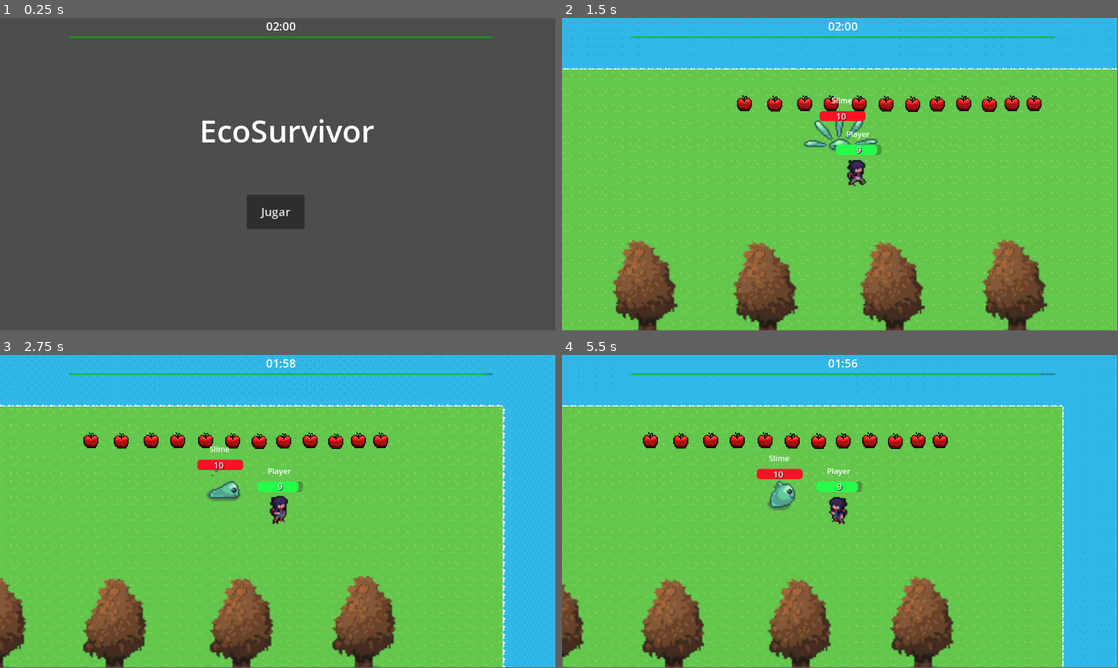
Above: before the commit, frames 1-4 (two rows, left to right).
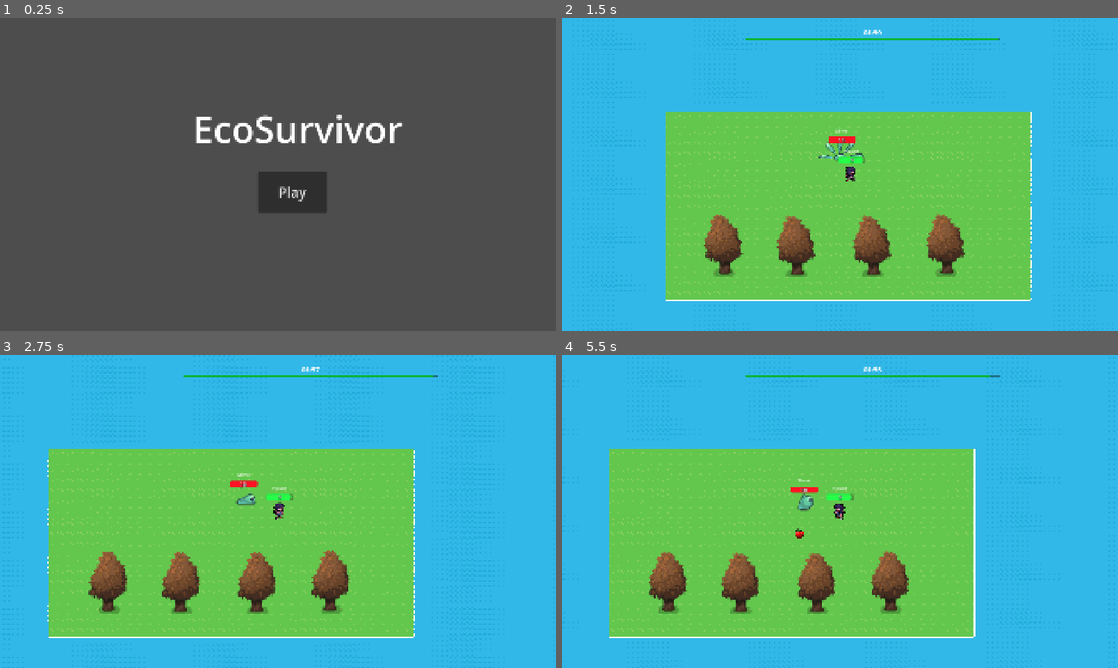
Above: after the commit, the same moments.

Repository: KevinDeJesus07/Eco-Survivor
Game: Godot game, scene res://scenes/main/MainMenu.tscn
Two runs of this game, one before a commit and one after it. Both use one fixed random seed, a clock stepped at 60 frames per second and the inputs below.
Inputs (mouse positions are in pixels of both pictures, inside the frame that each line leads up to):
- Up to frame 1 (0.25 s): no input
- Up to frame 2 (1.5 s): click "Jugar" (after the commit: "Play") at 0.5 s; move the mouse to (962, 158) at 1.27 s; hold D (move_right) from 1.28 s (still down); click (962, 158) at 1.42 s
- Up to frame 3 (2.75 s): release D (move_right) at 2 s; drag from (166, 527) to (116, 442) at 2.02 s
- Up to frame 4 (5.5 s): move the mouse to (895, 442) at 2.77 s; hold D (move_right) 2.78-3.5 s; drag from (812, 574) to (606, 442) at 3.52 s; move the mouse to (1006, 558) at 4.27 s; hold A (move_left) 4.28-5 s; drag from (673, 464) to (867, 442) at 5.02 s
In our replay, the window is 799x449 before the commit and 800x450 after it. These sizes can differ from the game's own. Grey fills any space a smaller window leaves; there, only what the larger window draws over its background counts as a difference.

The runs differ from the first frame. In frame 1, 3.9% of the frame differs, in the area x 12-89%, y 1-68%; in frame 2, 56%, in the area x 0-100%, y 1-100%; in frame 3, 48%; in frame 4, 48%.

Commit message:
Fullscreen. Arreglos en la barra de tiempo y manzanas que curan.

Diff:
--- a/TimerLogic.gd
+++ b/TimerLogic.gd
@@ -1,157 +1,41 @@
-extends Control
-class_name TimerUI
+# TimerLogic.gd (Autoload)
+extends Node
 
-# Señales para comunicar eventos
+# Señales para la lógica del temporizador
 signal tiempo_agotado
 signal tiempo_cambiado(tiempo_restante: float)
 signal tiempo_agregado(cantidad: float)
 signal tiempo_restado(cantidad: float)
 
-# Configuración del temporizador
-@export_group("Configuración del Tiempo")
-@export var tiempo_inicial: float = 120.0  # 2 minutos por defecto
-@export var tiempo_maximo_permitido: float = 300.0  # 5 minutos máximo
-@export var usar_timer_nodo: bool = true  # Si usar Timer node o _process
-@export var mostrar_centesimas: bool = false  # Mostrar centésimas de segundo
-
-# Referencias a nodos
-@onready var time_label: Label = $ProgressContainer/TimeLabel
-@onready var progress_bar: ProgressBar = $ProgressContainer/TimeProgressBar
-@onready var timer_node: Timer = $TimerNode
-
-# Variables internas
-var tiempo_maximo: float
-var tiempo_actual: float
+# Variables de estado
+var tiempo_inicial: float = 120.0
+var tiempo_actual: float = 120.0
+var tiempo_maximo_permitido: float = 300.0
 var esta_corriendo: bool = false
 var tiempo_pausado: bool = false
-
-func _ready():
-	# Configuración inicial
-	tiempo_maximo = tiempo_inicial
-	tiempo_actual = tiempo_inicial
-
-	# Configurar ProgressBar
-	progress_bar.min_value = 0
-	progress_bar.max_value = tiempo_maximo
-	progress_bar.value = tiempo_actual
-
-	# Configurar Timer si se usa
-	if usar_timer_nodo and is_instance_valid(timer_node):
-		timer_node.wait_time = 0.1 if mostrar_centesimas else 1.0
-		timer_node.timeout.connect(_on_timer_timeout)
-
-	# Actualizar visuales iniciales
-	_actualizar_visuales()
-
-	print("Timer UI listo. Tiempo inicial: %.1f segundos" % tiempo_inicial)
-
-func _process(delta: float):
-	# Solo usar _process si no usamos Timer node
-	if not usar_timer_nodo and esta_corriendo and not tiempo_pausado:
-		_decrementar_tiempo(delta)
-
-func _on_timer_timeout():
-	# Función llamada por el Timer node
-	if esta_corriendo and not tiempo_pausado:
-		var decremento = 0.1 if mostrar_centesimas else 1.0
-		_decrementar_tiempo(decremento)
-
-func _decrementar_tiempo(delta: float):
-	tiempo_actual -= delta
-	tiempo_actual = max(0.0, tiempo_actual)
-
-	_actualizar_visuales()
-	tiempo_cambiado.emit(tiempo_actual)
-
-	# Verificar si se acabó el tiempo
-	if tiempo_actual <= 0.0:
-		_tiempo_terminado()
-
-func _actualizar_visuales():
-	if not is_instance_valid(progress_bar) or not is_instance_valid(time_label):
-		return
-
-	# Actualizar barra de progreso
-	progress_bar.value = tiempo_actual
-
-	# Actualizar texto
-	time_label.text = _formatear_tiempo(tiempo_actual)
-
-	# Cambiar color según el tiempo restante (opcional)
-	_actualizar_colores()
-
-func _formatear_tiempo(tiempo: float) -> String:
-	var minutos = int(tiempo) / 60
-	var segundos = int(tiempo) % 60
-
-	if mostrar_centesimas:
-		var centesimas = int((tiempo - int(tiempo)) * 100)
-		return "%02d:%02d.%02d" % [minutos, segundos, centesimas]
-	else:
-		return "%02d:%02d" % [minutos, segundos]
-
-func _actualizar_colores():
-	# Cambiar colores basado en el tiempo restante
-	var porcentaje_restante = tiempo_actual / tiempo_maximo
-
-	if porcentaje_restante > 0.5:
-		# Verde - tiempo suficiente
-		progress_bar.modulate = Color.GREEN
-		time_label.modulate = Color.WHITE
-	elif porcentaje_restante > 0.25:
-		# Amarillo - precaución
-		progress_bar.modulate = Color.YELLOW
-		time_label.modulate = Color.YELLOW
-	else:
-		# Rojo - crítico
-		progress_bar.modulate = Color.RED
-		time_label.modulate = Color.RED
-
-		# Efecto de parpadeo cuando queda poco tiempo
-		if porcentaje_restante < 0.1:
-			var alpha = 0.5 + 0.5 * sin(Time.get_time_dict_from_system()["second"] * 4)
-			time_label.modulate.a = alpha
-
-func _tiempo_terminado():
-	esta_corriendo = false
-	if usar_timer_nodo and is_instance_valid(timer_node):
-		timer_node.stop()
-
-	print("¡Tiempo agotado!")
-	tiempo_agotado.emit()
-
-# --- FUNCIONES PÚBLICAS PARA INTERACTUAR CON EL TEMPORIZADOR ---
 
 func iniciar_temporizador():
 	"""Inicia la cuenta atrás del temporizador"""
 	if tiempo_actual > 0:
 		esta_corriendo = true
 		tiempo_pausado = false
-		if usar_timer_nodo and is_instance_valid(timer_node):
-			timer_node.start()
 		print("Temporizador iniciado")
 
 func pausar_temporizador():
 	"""Pausa el temporizador"""
 	tiempo_pausado = true
-	if usar_timer_nodo and is_instance_valid(timer_node):
-		timer_node.paused = true
 	print("Temporizador pausado")
 
 func reanudar_temporizador():
 	"""Reanuda el temporizador si estaba pausado"""
 	if esta_corriendo:
 		tiempo_pausado = false
-		if usar_timer_nodo and is_instance_valid(timer_node):
-			timer_node.paused = false
 		print("Temporizador reanudado")
 
 func detener_temporizador():
 	"""Detiene completamente el temporizador"""
 	esta_corriendo = false
 	tiempo_pausado = false
-	if usar_timer_nodo and is_instance_valid(timer_node):
-		timer_node.stop()
 	print("Temporizador detenido")
 
 func reiniciar_temporizador():
@@ -159,66 +43,47 @@
 	tiempo_actual = tiempo_inicial
 	esta_corriendo = false
 	tiempo_pausado = false
-	if usar_timer_nodo and is_instance_valid(timer_node):
-		timer_node.stop()
-	_actualizar_visuales()
 	print("Temporizador reiniciado")
+	tiempo_cambiado.emit(tiempo_actual)
 
 func sumar_tiempo(cantidad: float):
 	"""Añade tiempo al temporizador"""
 	tiempo_actual += cantidad
 	tiempo_actual = min(tiempo_actual, tiempo_maximo_permitido)
-	_actualizar_visuales()
 	tiempo_agregado.emit(cantidad)
+	tiempo_cambiado.emit(tiempo_actual)
 	print("Tiempo agregado: +%.1f segundos. Total: %.1f" % [cantidad, tiempo_actual])
 
 func restar_tiempo(cantidad: float):
 	"""Resta tiempo del temporizador"""
 	tiempo_actual -= cantidad
 	tiempo_actual = max(0.0, tiempo_actual)
-	_actualizar_visuales()
 	tiempo_restado.emit(cantidad)
+	tiempo_cambiado.emit(tiempo_actual)
 
-	# Si se acabó el tiempo por esta resta
 	if tiempo_actual <= 0.0:
 		_tiempo_terminado()
 	else:
 		print("Tiempo restado: -%.1f segundos. Total: %.1f" % [cantidad, tiempo_actual])
 
-func establecer_tiempo(nuevo_tiempo: float):
-	"""Establece un tiempo específico"""
-	tiempo_actual = clamp(nuevo_tiempo, 0.0, tiempo_maximo_permitido)
-	_actualizar_visuales()
-	print("Tiempo establecido a: %.1f segundos" % tiempo_actual)
+func _tiempo_terminado():
+	esta_corriendo = false
+	print("¡Tiempo agotado!")
+	tiempo_agotado.emit()
 
-func obtener_tiempo_restante() -> float:
-	"""Retorna el tiempo restante"""
-	return tiempo_actual
+func _process(delta: float):
+	if esta_corriendo and not tiempo_pausado:
+		tiempo_actual -= delta
+		tiempo_actual = max(0.0, tiempo_actual)
+		tiempo_cambiado.emit(tiempo_actual)
 
-func obtener_porcentaje_restante() -> float:
-	"""Retorna el porcentaje de tiempo restante (0.0 a 1.0)"""
-	return tiempo_actual / tiempo_maximo
+		if tiempo_actual <= 0.0:
+			_tiempo_terminado()
 
-func esta_el_temporizador_corriendo() -> bool:
-	"""Retorna true si el temporizador está corriendo"""
-	return esta_corriendo and not tiempo_pausado
-
-func esta_el_temporizador_pausado() -> bool:
-	"""Retorna true si el temporizador está pausado"""
-	return tiempo_pausado
-
-# --- FUNCIONES PARA CONFIGURACIÓN DINÁMICA ---
-
-func configurar_tiempo_inicial(nuevo_tiempo_inicial: float):
-	"""Configura un nuevo tiempo inicial"""
-	tiempo_inicial = nuevo_tiempo_inicial
-	tiempo_maximo = nuevo_tiempo_inicial
-	progress_bar.max_value = tiempo_maximo
-	reiniciar_temporizador()
-
-func configurar_modo_precision(activar_centesimas: bool):
-	"""Activa o desactiva el modo de centésimas"""
-	mostrar_centesimas = activar_centesimas
-	if usar_timer_nodo and is_instance_valid(timer_node):
-		timer_node.wait_time = 0.1 if mostrar_centesimas else 1.0
-	_actualizar_visuales()
+func reiniciar_completamente():
+	"""Reinicia completamente el temporizador para una nueva partida"""
+	tiempo_actual = tiempo_inicial
+	esta_corriendo = false
+	tiempo_pausado = false
+	print("Temporizador completamente reiniciado")
+	tiempo_cambiado.emit(tiempo_actual)
--- a/data/definitions/Item.gd
+++ b/data/definitions/Item.gd
@@ -12,5 +12,8 @@
 @export var icono: Texture2D = null
 @export var color: Color = Color.PURPLE
 
+func apply_effect(body: Node) -> void:
+	pass
+
 func _to_string() -> String:
 	return "Item(%s)" % name
--- /dev/null
+++ b/data/resources/items/Apple.tres
@@ -0,0 +1,15 @@
+[gd_resource type="Resource" script_class="HealItem" load_steps=3 format=3 uid="uid://cnjkt411h4gg0"]
+
+[ext_resource type="Script" uid="uid://cy1y7dfyl2ope" path="res://scripts/items/HealItem.gd" id="1_k4qr3"]
+[ext_resource type="Texture2D" uid="uid://dg2n5ma1xff5y" path="res://assets/art/sprites/items/Manzana.png" id="1_yglhx"]
+
+[resource]
+script = ExtResource("1_k4qr3")
+heal_amount = 1
+name = "Unnamed item"
+desc = ""
+is_stacked = true
+stack_max = 10
+icono = ExtResource("1_yglhx")
+color = Color(0.627451, 0.12549, 0.941176, 1)
+metadata/_custom_type_script = "uid://cy1y7dfyl2ope"
--- a/project.godot
+++ b/project.godot
@@ -19,7 +19,14 @@
 
 InventoryManager="*res://singletons/InventoryManager.gd"
 Logger="*res://singletons/Logger.gd"
-TimerUIManager="*res://scenes/ui/TimerUI.tscn"
+TimerLogic="*res://TimerLogic.gd"
+
+[display]
+
+window/size/viewport_width=1920
+window/size/viewport_height=1080
+window/size/mode=4
+window/stretch/mode="canvas_items"
 
 [input]
 
--- a/scenes/items/Manzana.tscn
+++ b/scenes/items/Manzana.tscn
@@ -1,10 +1,11 @@
-[gd_scene load_steps=3 format=3 uid="uid://dncnng3roqi2o"]
+[gd_scene load_steps=4 format=3 uid="uid://dncnng3roqi2o"]
 
 [ext_resource type="PackedScene" uid="uid://dyk5ap54gv66l" path="res://scenes/items/BaseItem.tscn" id="1_hnid0"]
+[ext_resource type="Resource" uid="uid://cnjkt411h4gg0" path="res://data/resources/items/Apple.tres" id="2_hnid0"]
 [ext_resource type="Texture2D" uid="uid://dg2n5ma1xff5y" path="res://assets/art/sprites/items/Manzana.png" id="3_dvft5"]
 
 [node name="BaseItem" instance=ExtResource("1_hnid0")]
-collision_mask = 31
+item = ExtResource("2_hnid0")
 
 [node name="Sprite2D" type="Sprite2D" parent="." index="1"]
 position = Vector2(2, 5)
--- a/scenes/main/MainMenu.tscn
+++ b/scenes/main/MainMenu.tscn
@@ -13,21 +13,21 @@
 
 [node name="Label" type="Label" parent="."]
 layout_mode = 0
-offset_left = 414.0
-offset_top = 189.0
-offset_right = 777.0
-offset_bottom = 277.0
-theme_override_font_sizes/font_size = 64
+offset_left = 664.0
+offset_top = 292.0
+offset_right = 1390.0
+offset_bottom = 467.0
+theme_override_font_sizes/font_size = 128
 text = "EcoSurvivor"
 script = ExtResource("1_qi05h")
 
 [node name="Button" type="Button" parent="."]
 layout_mode = 0
-offset_left = 512.0
-offset_top = 367.0
-offset_right = 632.0
-offset_bottom = 438.0
-theme_override_font_sizes/font_size = 24
-text = "Jugar"
+offset_left = 889.0
+offset_top = 530.0
+offset_right = 1129.0
+offset_bottom = 670.0
+theme_override_font_sizes/font_size = 48
+text = "Play"
 
 [connection signal="pressed" from="Button" to="." method="_on_button_pressed"]
--- a/scenes/main/MainTestScene.tscn
+++ b/scenes/main/World.tscn
@@ -1,22 +1,22 @@
 [gd_scene load_steps=11 format=4 uid="uid://dvuxylws0ulaq"]
 
-[ext_resource type="Script" uid="uid://b2o74erlscffj" path="res://scripts/scenes/MainTestScene.gd" id="1_0y56b"]
-[ext_resource type="PackedScene" uid="uid://4crmle28okii" path="res://scenes/player/Player.tscn" id="1_ulelk"]
-[ext_resource type="PackedScene" uid="uid://ovlo83q268bq" path="res://scenes/ui/InventoryUI.tscn" id="4_20vfb"]
-[ext_resource type="Resource" uid="uid://c3chvdl6k4g21" path="res://data/resources/items/Manzana.tres" id="5_2phta"]
-[ext_resource type="PackedScene" uid="uid://bmmvxo2dxmxq" path="res://scenes/enemies/Tree.tscn" id="6_tgr5f"]
-[ext_resource type="PackedScene" uid="uid://cqnnswr08osqi" path="res://scenes/enemies/Slime.tscn" id="7_0y56b"]
-[ext_resource type="PackedScene" uid="uid://dncnng3roqi2o" path="res://scenes/items/Manzana.tscn" id="8_rmuq1"]
-[ext_resource type="TileSet" uid="uid://ds743rs0plb0f" path="res://assets/art/tilesets/mundo.tres" id="9_0y56b"]
-[ext_resource type="PackedScene" uid="uid://b8f7y22biq1kk" path="res://scenes/systems/Spawner.tscn" id="9_rmuq1"]
+[ext_resource type="Script" uid="uid://b2o74erlscffj" path="res://scripts/scenes/World.gd" id="1_kqrnq"]
+[ext_resource type="PackedScene" uid="uid://4crmle28okii" path="res://scenes/player/Player.tscn" id="2_y4jhw"]
+[ext_resource type="PackedScene" uid="uid://ovlo83q268bq" path="res://scenes/ui/InventoryUI.tscn" id="3_qvt4f"]
+[ext_resource type="PackedScene" uid="uid://dncnng3roqi2o" path="res://scenes/items/Manzana.tscn" id="4_rbyid"]
+[ext_resource type="PackedScene" uid="uid://bmmvxo2dxmxq" path="res://scenes/enemies/Tree.tscn" id="6_odbnn"]
+[ext_resource type="PackedScene" uid="uid://cqnnswr08osqi" path="res://scenes/enemies/Slime.tscn" id="7_057ss"]
+[ext_resource type="TileSet" uid="uid://ds743rs0plb0f" path="res://assets/art/tilesets/mundo.tres" id="8_0465c"]
+[ext_resource type="PackedScene" uid="uid://b8f7y22biq1kk" path="res://scenes/systems/Spawner.tscn" id="9_kt03e"]
+[ext_resource type="PackedScene" uid="uid://va0w0g2kao51" path="res://scenes/ui/TimerUI.tscn" id="10_y4jhw"]
 
 [sub_resource type="RectangleShape2D" id="RectangleShape2D_vup0r"]
 size = Vector2(115, 1260.77)
 
 [node name="MainTestScene" type="Node2D"]
-script = ExtResource("1_0y56b")
+script = ExtResource("1_kqrnq")
 
-[node name="Player" parent="." instance=ExtResource("1_ulelk")]
+[node name="Player" parent="." instance=ExtResource("2_y4jhw")]
 z_index = 1
 position = Vector2(579, 217)
 motion_mode = 1
@@ -37,96 +37,43 @@
 grow_horizontal = 2
 grow_vertical = 2
 
-[node name="InventoryUi" parent="InventoryLayer/CenterContainer" instance=ExtResource("4_20vfb")]
+[node name="InventoryUi" parent="InventoryLayer/CenterContainer" instance=ExtResource("3_qvt4f")]
 layout_mode = 2
 
 [node name="Pickups" type="Node2D" parent="."]
 
 [node name="Manzanas" type="Node2D" parent="Pickups"]
 
-[node name="BaseItem" parent="Pickups/Manzanas" instance=ExtResource("8_rmuq1")]
-position = Vector2(406, 72)
-collision_mask = 2
-item = ExtResource("5_2phta")
-
-[node name="BaseItem2" parent="Pickups/Manzanas" instance=ExtResource("8_rmuq1")]
-position = Vector2(469, 73)
-collision_mask = 2
-item = ExtResource("5_2phta")
-
-[node name="BaseItem3" parent="Pickups/Manzanas" instance=ExtResource("8_rmuq1")]
-position = Vector2(531, 72)
-collision_mask = 2
-item = ExtResource("5_2phta")
-
-[node name="BaseItem4" parent="Pickups/Manzanas" instance=ExtResource("8_rmuq1")]
-position = Vector2(1007, 72)
-collision_mask = 2
-item = ExtResource("5_2phta")
-
-[node name="BaseItem5" parent="Pickups/Manzanas" instance=ExtResource("8_rmuq1")]
-position = Vector2(961, 72)
-collision_mask = 2
-item = ExtResource("5_2phta")
-
-[node name="BaseItem6" parent="Pickups/Manzanas" instance=ExtResource("8_rmuq1")]
-position = Vector2(914, 74)
-collision_mask = 2
-item = ExtResource("5_2phta")
-
-[node name="BaseItem7" parent="Pickups/Manzanas" instance=ExtResource("8_rmuq1")]
-position = Vector2(861, 72)
-collision_mask = 2
-item = ExtResource("5_2phta")
-
-[node name="BaseItem8" parent="Pickups/Manzanas" instance=ExtResource("8_rmuq1")]
-position = Vector2(806, 73)
-collision_mask = 2
-item = ExtResource("5_2phta")
-
-[node name="BaseItem9" parent="Pickups/Manzanas" instance=ExtResource("8_rmuq1")]
-position = Vector2(755, 74)
-collision_mask = 2
-item = ExtResource("5_2phta")
-
-[node name="BaseItem10" parent="Pickups/Manzanas" instance=ExtResource("8_rmuq1")]
-position = Vector2(700, 73)
-collision_mask = 2
-item = ExtResource("5_2phta")
-
-[node name="BaseItem11" parent="Pickups/Manzanas" instance=ExtResource("8_rmuq1")]
-position = Vector2(644, 72)
-collision_mask = 2
-item = ExtResource("5_2phta")
-
-[node name="BaseItem12" parent="Pickups/Manzanas" instance=ExtResource("8_rmuq1")]
-position = Vector2(586, 72)
-collision_mask = 2
-item = ExtResource("5_2phta")
+[node name="AppleSpawner" parent="Pickups/Manzanas" instance=ExtResource("9_kt03e")]
+position = Vector2(445, 197)
+scene_to_spawn = ExtResource("4_rbyid")
+spawn_count = 1
+max_instances_per_spawner = 20
+time_interval = 4.0
 
 [node name="Enemies" type="Node2D" parent="."]
 
-[node name="Tree" parent="Enemies" instance=ExtResource("6_tgr5f")]
+[node name="Tree" parent="Enemies" instance=ExtResource("6_odbnn")]
 position = Vector2(73, 352)
 motion_mode = 1
 hud = null
 
-[node name="Tree2" parent="Enemies" instance=ExtResource("6_tgr5f")]
+[node name="Tree2" parent="Enemies" instance=ExtResource("6_odbnn")]
 position = Vector2(840, 351)
 motion_mode = 1
 hud = null
 
-[node name="Tree3" parent="Enemies" instance=ExtResource("6_tgr5f")]
+[node name="Tree3" parent="Enemies" instance=ExtResource("6_odbnn")]
 position = Vector2(586, 356)
 motion_mode = 1
 hud = null
 
-[node name="Tree4" parent="Enemies" instance=ExtResource("6_tgr5f")]
+[node name="Tree4" parent="Enemies" instance=ExtResource("6_odbnn")]
 position = Vector2(323, 356)
 motion_mode = 1
 hud = null
 
-[node name="Slime" parent="Enemies" instance=ExtResource("7_0y56b")]
+[node name="Slime" parent="Enemies" instance=ExtResource("7_057ss")]
 position = Vector2(606, 147)
 
 [node name="Limites" type="StaticBody2D" parent="."]
@@ -159,10 +106,21 @@
 position = Vector2(1, 0)
 scale = Vector2(1.09301, 1.0413)
 tile_map_data = PackedByteArray("AAAAAP//AQAAAAAAAAABAP//AQAAAAAAAAACAP//AQAAAAAAAAADAP//AQAAAAAAAAAEAP//AQAAAAAAAAAFAP …(166512 unchanged characters)…
-tile_set = ExtResource("9_0y56b")
+tile_set = ExtResource("8_0465c")
 
-[node name="Spawner" parent="." instance=ExtResource("9_rmuq1")]
+[node name="Spawner" parent="." instance=ExtResource("9_kt03e")]
 position = Vector2(440, 205)
-scene_to_spawn = ExtResource("7_0y56b")
+scene_to_spawn = ExtResource("7_057ss")
 spawn_count = 1
 max_instances_per_spawner = 5
+
+[node name="TimerUILayer" type="CanvasLayer" parent="."]
+
+[node name="TimerContainer" type="CenterContainer" parent="TimerUILayer"]
+offset_left = 476.0
+offset_top = 3.0
+offset_right = 702.0
+offset_bottom = 123.0
+
+[node name="TimerUI" parent="TimerUILayer/TimerContainer" instance=ExtResource("10_y4jhw")]
+layout_mode = 2
--- a/scenes/ui/TimerUI.tscn
+++ b/scenes/ui/TimerUI.tscn
@@ -1,6 +1,6 @@
 [gd_scene load_steps=2 format=3 uid="uid://va0w0g2kao51"]
 
-[ext_resource type="Script" uid="uid://dco0pybjjiymu" path="res://TimerLogic.gd" id="1_3p6fi"]
+[ext_resource type="Script" uid="uid://cwdjnjtaoifi2" path="res://scripts/ui/TimerUI.gd" id="1_3p6fi"]
 
 [node name="TimerUI" type="Control"]
 custom_minimum_size = Vector2(200, 60)
--- a/scripts/items/BaseItem.gd
+++ b/scripts/items/BaseItem.gd
@@ -31,4 +31,5 @@
 		return
 
 	Logger.priority("BASE_ITEM", "jugador recogió: " + str(item.name), self)
+	item.apply_effect(body)
 	queue_free() # Destruir item del suelo
--- /dev/null
+++ b/scripts/items/HealItem.gd
@@ -0,0 +1,8 @@
+extends Item
+class_name HealItem
+
+@export var heal_amount: int = 1
+
+func apply_effect(body: Node) -> void:
+	if body.has_method("heal"):
+		body.heal(heal_amount)
--- a/scripts/player/Player.gd
+++ b/scripts/player/Player.gd
@@ -11,10 +11,21 @@
 		if camera:
 			var screen_pos = camera.unproject_position(global_position)
 			hud2.global_position = screen_pos + Vector2(-100, -70)
+
 func _ready():
 	super._ready()
 	can_patrol = false
 	Logger.info(LOG_CAT, "'%s' (Player) listo y controlado por input." % name, self)
+
+func heal(amount: int):
+	hp += amount
+	if hp > max_hp:
+		hp = max_hp
+
+	if is_instance_valid(hud_instance) and hud_instance.has_method("update_health"):
+		hud_instance.update_health(hp)
+
+	Logger.priority(LOG_CAT, "Player curado", self)
 
 func _enter_idle_state():
 	super._enter_idle_state()
@@ -141,6 +152,7 @@
 	await sprite.animation_finished
 	await get_tree().create_timer(3.0).timeout
 
+	TimerLogic.detener_temporizador()
 	get_tree().change_scene_to_file("res://scenes/main/MainMenu.tscn")
 
 	# Mostrar GameOver
--- a/scripts/scenes/MainMenu.gd
+++ b/scripts/scenes/MainMenu.gd
@@ -1,8 +1,14 @@
 extends Control
 
 
+func _ready():
+	pass
+
 func _on_button_pressed() -> void:
-	var path = "res://scenes/main/MainTestScene.tscn"
+	TimerLogic.reiniciar_completamente()
+	TimerLogic.iniciar_temporizador()
+
+	var path = "res://scenes/main/World.tscn"
 	Logger.info("MAIN_MENU", "Botón jugar presionado. cambiando a escena: " + str(path), self)
 	var error = get_tree().change_scene_to_file(path)
 
--- a/scripts/scenes/MainTestScene.gd
+++ /dev/null
@@ -1,11 +0,0 @@
-extends Node2D
-
-@onready var ui_container = $InventoryLayer
-
-func _ready():
-	var timer_node = TimerUIManager
-	if not is_instance_valid(timer_node):
-		return
-
-	timer_node.reparent(ui_container)
-	TimerUIManager.iniciar_temporizador()
--- /dev/null
+++ b/scripts/scenes/World.gd
@@ -0,0 +1,6 @@
+extends Node2D
+
+func _ready():
+	TimerLogic.iniciar_temporizador()
+	var timer_ui = preload("res://scenes/ui/TimerUI.tscn").instantiate()
+	$TimerUILayer/TimerContainer.add_child(timer_ui)
--- /dev/null
+++ b/scripts/ui/TimerUI.gd
@@ -0,0 +1,67 @@
+# TimerUI.gd (solo UI)
+extends Control
+
+# Referencias a nodos
+@onready var time_label: Label = $ProgressContainer/TimeLabel
+@onready var progress_bar: ProgressBar = $ProgressContainer/TimeProgressBar
+
+# Configuración visual
+@export var mostrar_centesimas: bool = false
+
+func _ready():
+	# Conectar al Autoload de lógica
+	TimerLogic.tiempo_cambiado.connect(_on_tiempo_cambiado)
+	TimerLogic.tiempo_agotado.connect(_on_tiempo_agotado)
+
+	# Configuración inicial
+	progress_bar.min_value = 0
+	progress_bar.max_value = TimerLogic.tiempo_inicial
+	progress_bar.value = TimerLogic.tiempo_actual
+	_actualizar_visuales(TimerLogic.tiempo_actual)
+
+func _on_tiempo_cambiado(tiempo_restante: float):
+	_actualizar_visuales(tiempo_restante)
+
+func _on_tiempo_agotado():
+	# Efectos especiales cuando se acaba el tiempo
+	print("¡Tiempo agotado en UI!")
+
+func _actualizar_visuales(tiempo: float):
+	if not is_instance_valid(progress_bar) or not is_instance_valid(time_label):
+		return
+
+	# Actualizar barra de progreso
+	progress_bar.value = tiempo
+
+	# Actualizar texto
+	time_label.text = _formatear_tiempo(tiempo)
+
+	# Actualizar colores
+	_actualizar_colores(tiempo)
+
+func _formatear_tiempo(tiempo: float) -> String:
+	var minutos = int(tiempo) / 60
+	var segundos = int(tiempo) % 60
+
+	if mostrar_centesimas:
+		var centesimas = int((tiempo - int(tiempo)) * 100)
+		return "%02d:%02d.%02d" % [minutos, segundos, centesimas]
+	else:
+		return "%02d:%02d" % [minutos, segundos]
+
+func _actualizar_colores(tiempo: float):
+	var porcentaje_restante = tiempo / TimerLogic.tiempo_inicial
+
+	if porcentaje_restante > 0.5:
+		progress_bar.modulate = Color.GREEN
+		time_label.modulate = Color.WHITE
+	elif porcentaje_restante > 0.25:
+		progress_bar.modulate = Color.YELLOW
+		time_label.modulate = Color.YELLOW
+	else:
+		progress_bar.modulate = Color.RED
+		time_label.modulate = Color.RED
+
+		if porcentaje_restante < 0.1:
+			var alpha = 0.5 + 0.5 * sin(Time.get_ticks_msec() * 0.01)
+			time_label.modulate.a = alpha
Not shown, added: scripts/items/HealItem.gd.uid
Renamed: scripts/scenes/MainTestScene.gd.uid -> scripts/scenes/World.gd.uid
Not shown, added: scripts/ui/TimerUI.gd.uid
